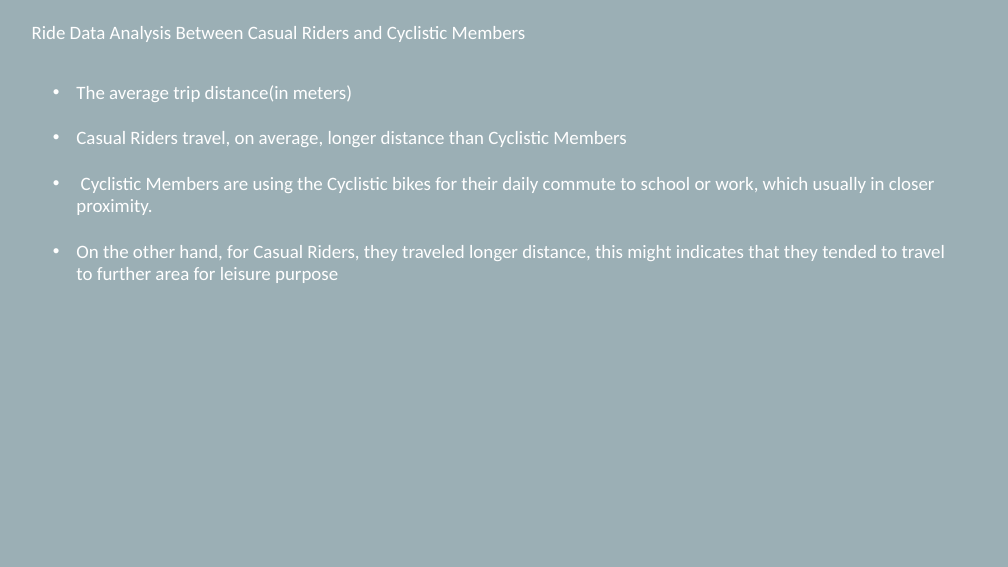
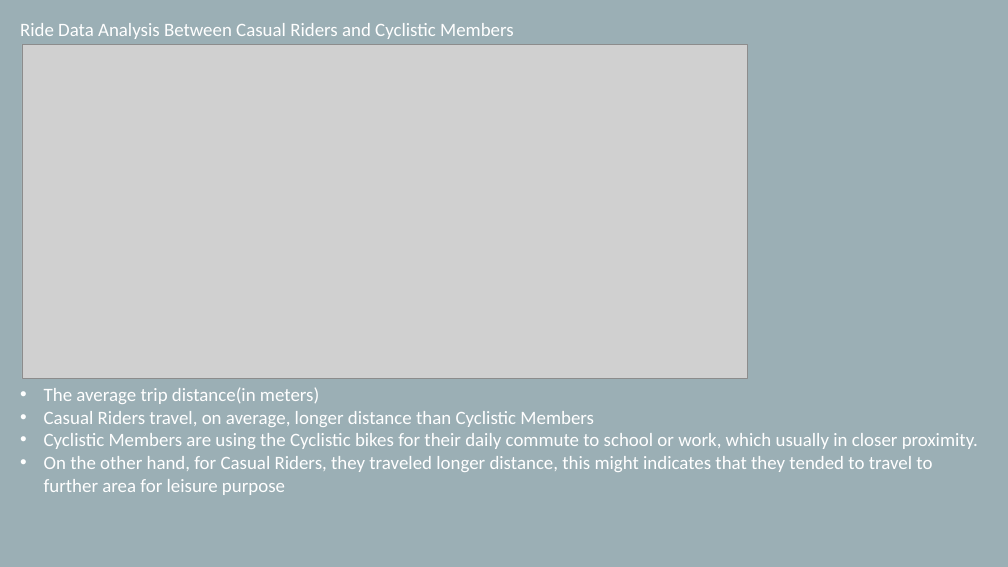
Before and after one commit to jh18002/Capstone---Bike-Sharing-Analysis, a slide deck: slide 4 of Capstone.pptx (slide 5 before the commit). Drawn at 1008x567 pixels with LibreOffice and Linux fonts; fonts in the diff are those of the drawing; grey boxes stand for pictures. Boxes give left, top, right and bottom in pixels: in the first picture for what was removed or moved away, otherwise in the second. Text is boxed around its words. In the diff, an @@ line names an element or a change of style, - is before the commit and + after.

```diff
--- a/Capstone.pptx
+++ b/Capstone.pptx
@@ text "Ride Data Analysis Between Casual ...": place and size @@
-text "Ride Data Analysis Between Casual ..." at [32,26,526,42]
+text "Ride Data Analysis Between Casual ..." at [20,23,514,39]
@@ picture added at [22,44,748,379] @@
@@ text "The average trip distance(in meters)" rewrapped from [76,85,945,283] to [44,387,978,495] @@
```
Also in this commit, not shown: 2 other slides changed, 1 slide added, 3 slides removed.
